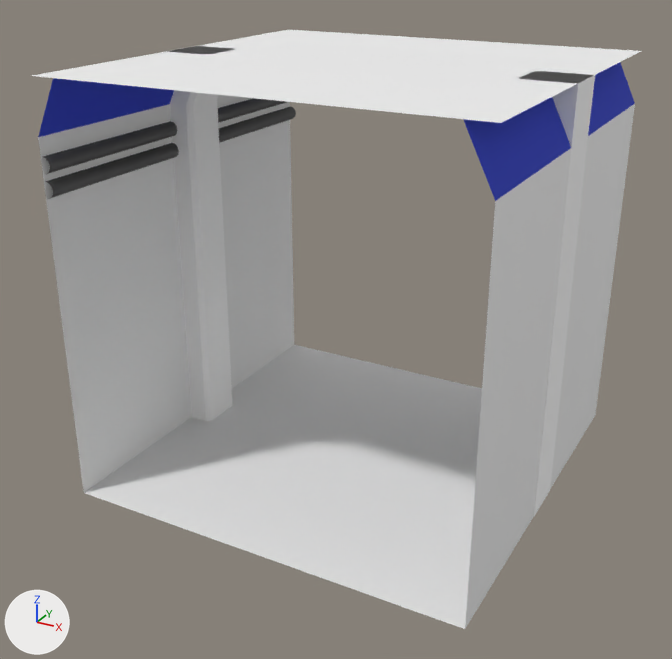
Before and after pictures for a commit that changed the FBX model Assets/Models/Corridor.FBX.
Both versions are drawn from a 50 mm lens placed at (3.91, -5.6, 5.15), pointed at (-0.11, 1.7, 1.5). The lights are fixed; the arrows at lower left show +X, +Y and +Z. Where no turn or scale is listed for an object, it has been applied to the vertices.

Names of what the first picture shows: 'Floor', 'Pillar', 'Pipe', 'Pipe001', 'Walls'.
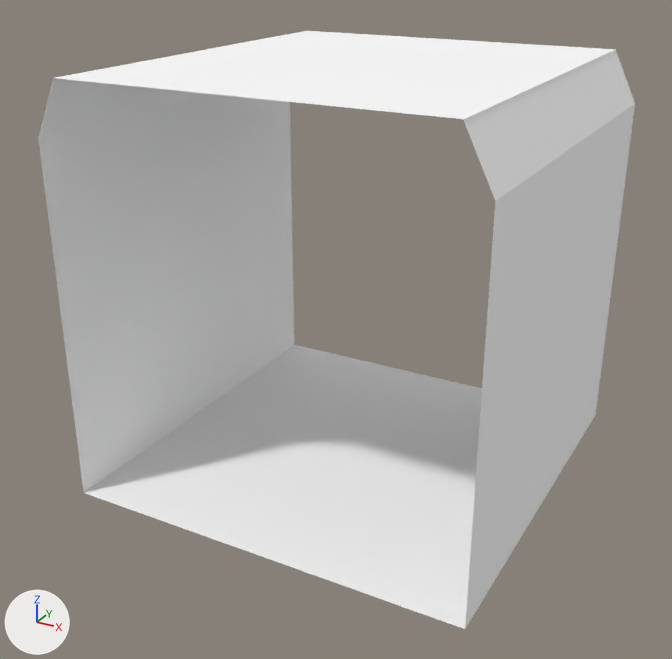
What differs and where, as boxes (x1, y1, x2, y2) in the pictures (672 x 659 px):
```json
{"object": "Walls", "change": "recoloured, shading changed", "before": [38, 50, 635, 629], "after": [38, 50, 635, 629]}
{"object": "Floor", "change": "recoloured, reshaped", "before": [32, 30, 641, 629], "after": [84, 345, 482, 629]}
{"object": "Roof", "change": "added", "after": [56, 31, 616, 119]}
{"object": "Pillar", "change": "deleted", "before": [165, 46, 595, 516]}
{"object": "Pipe001", "change": "deleted", "before": [45, 106, 296, 199]}
{"object": "Pipe", "change": "deleted", "before": [43, 98, 286, 174]}
{"part": 1, "of": "me_mesh_001", "change": "shading changed", "before": [38, 95, 635, 629], "after": [38, 95, 635, 629]}
{"part": 2, "of": "me_mesh_001", "change": "recoloured", "before": [38, 62, 635, 201], "after": [38, 62, 635, 201], "on screen": "blue to white"}
{"part": 3, "of": "me_mesh", "change": "deleted", "before": [32, 30, 641, 123]}
{"part": 4, "of": "me_mesh", "change": "cut back", "before": [84, 345, 482, 629], "after": [84, 345, 482, 629]}
```

Scene script edits in JSON lines:
```json
{"op": "set", "path": "mat_walls.base_color", "old": "(0.863, 0.863, 0.863)", "new": "(1.0, 1.0, 1.0)", "note": "white #efefef -> white #ffffff"}
{"block": "me_mesh_001", "where": "me_mesh_001.from_pydata(...)  # 12 vertices, 4 faces; spans x 0.0..4.0, y -2.0..2.0, z -2.0..2.0"}
{"block": "me_mesh_001", "where": "# used by ob_walls; location = (-2.0, 2.0, 2.0)"}
{"block": "me_mesh_001", "change": "me_mesh_001 part 1: edges marked sharp go from 0 to 2"}
{"block": "me_mesh_001", "change": "me_mesh_001 part 2: all 2 faces that had it switch from mat_material__44 (blue #2a3dc6) to mat_walls (white #ffffff)"}
{"block": "me_mesh", "where": "me_mesh.from_pydata(...)  # 8 vertices, 4 faces; spans x -2.0..2.0, y -2.0..2.0, z 0.0..4.0"}
{"block": "me_mesh", "where": "# used by ob_floor; location = (0.0, 2.0, 0.0)"}
{"block": "me_mesh", "where": "# verts and faces of me_mesh; kept vertices keep their numbers, new ones are numbered from 8"}
{"block": "me_mesh", "where": "# before: 0 (-2.0, -2.0, 0.0) at pixel (83, 492), 1 (2.0, -2.0, 0.0) at pixel (465, 629), 2 (-2.0, 2.0, 0.0) at pixel (294, 344), 3 (2.0, 2.0, 0.0) at pixel (595, 415)"}
{"block": "me_mesh", "change": "me_mesh part 3: the loose piece of 4 vertices spanning x -2.0..2.0, y -2.0..2.0, z 4.0 is deleted"}
{"block": "me_mesh", "change": "me_mesh part 4"}
{"op": "add", "block": "me_mesh", "code": "delete_faces([(0, 3, 2), (0, 1, 3)])"}
{"op": "add", "block": "me_mesh", "code": "faces += [(0, 1, 3, 2)]"}
{"op": "add", "block": "me_mesh_001_1", "code": ["me_mesh_001_1 = bpy.data.meshes.new('Mesh.001')", "me_mesh_001_1.from_pydata([(1.76, -2.0, 0.0), (-1.76, -2.0, 0.0), (1.76, 2.0, 0.0), (-1.76, 2.0, 0.0)], [], [(0, 1, 3, 2)])", "me_mesh_001_1.materials.append(mat_walls)  # white #ffffff"]}
{"op": "remove", "block": "ob_pillar", "code": ["ob_pillar = bpy.data.objects.new('Pillar', me_mesh_002)", "ob_pillar.location = (-1.75, 2.0, 0.0)"]}
{"op": "remove", "block": "ob_pipe001", "code": ["ob_pipe001 = bpy.data.objects.new('Pipe001', me_mesh_004)", "ob_pipe001.location = (-2.0, 4.02, 3.05)"]}
{"op": "remove", "block": "ob_pipe", "code": ["ob_pipe = bpy.data.objects.new('Pipe', me_mesh_003)", "ob_pipe.location = (-2.0, 4.02, 3.26)"]}
{"op": "add", "block": "ob_roof", "code": ["ob_roof = bpy.data.objects.new('Roof', me_mesh_001_1)", "ob_roof.location = (0.0, 2.0, 4.0)"]}
```
